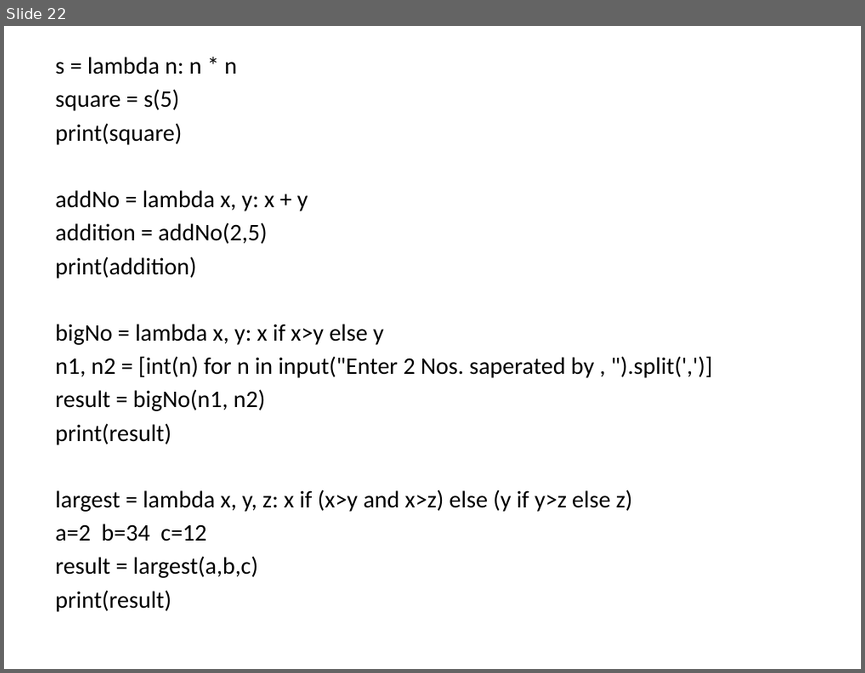
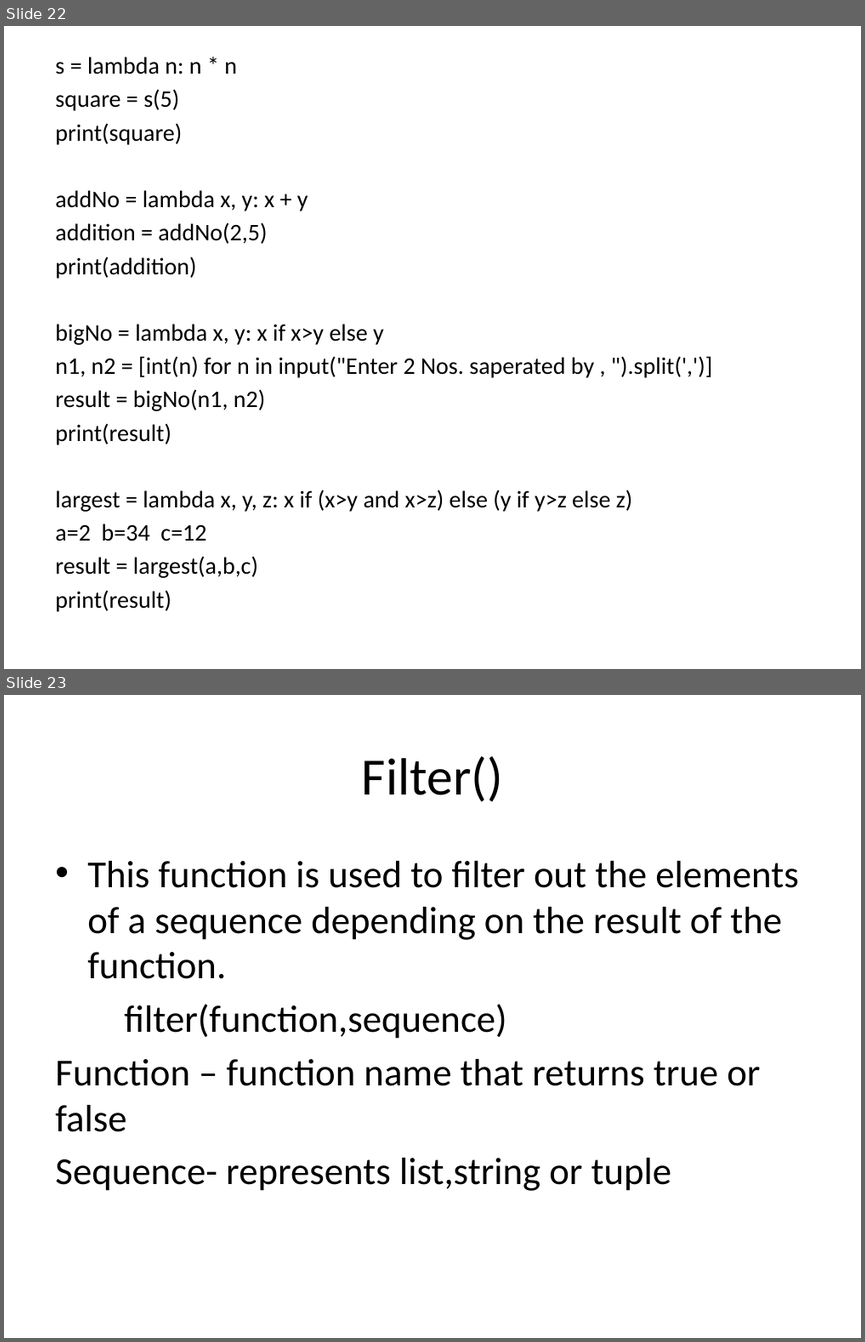
Before and after one commit to VishalChudasama08/MCA, a slide deck: Sem-2/Python/Python Provided/PPTs/Functions-2.pptx. Shown one above the other, each under a label of ours: slide 22 before the commit, slides 22 and 23 after it. The pictures are 865x673 and 865x1342 pixels, drawn with LibreOffice and Linux fonts; fonts in the diff are those of the drawing. Boxes give left, top, right and bottom in pixels: in the first picture for what was removed or moved away, otherwise in the second. Text is boxed around its words. In the diff, an @@ line names an element or a change of style, - is before the commit and + after.

Commit message:
python lambda program, function program 1-11 and provided data

```diff
--- a/Sem-2/Python/Python Provided/PPTs/Functions-2.pptx
+++ b/Sem-2/Python/Python Provided/PPTs/Functions-2.pptx
@@ slide 23 added at [4, 695, 861, 1338], background #FFFFFF @@
@@ title added at [362, 756, 503, 802], 44 pt, text #000000 @@
+Filter()
@@ text added at [55, 861, 799, 1191], 32 pt, text #000000 @@
+• This function is used to filter out the elements of a sequence depending on the result of the function.
+filter(function,sequence)
+Function – function name that returns true or false
+Sequence- represents list,string or tuple
```
Also in this commit, not shown: 18 other files.
